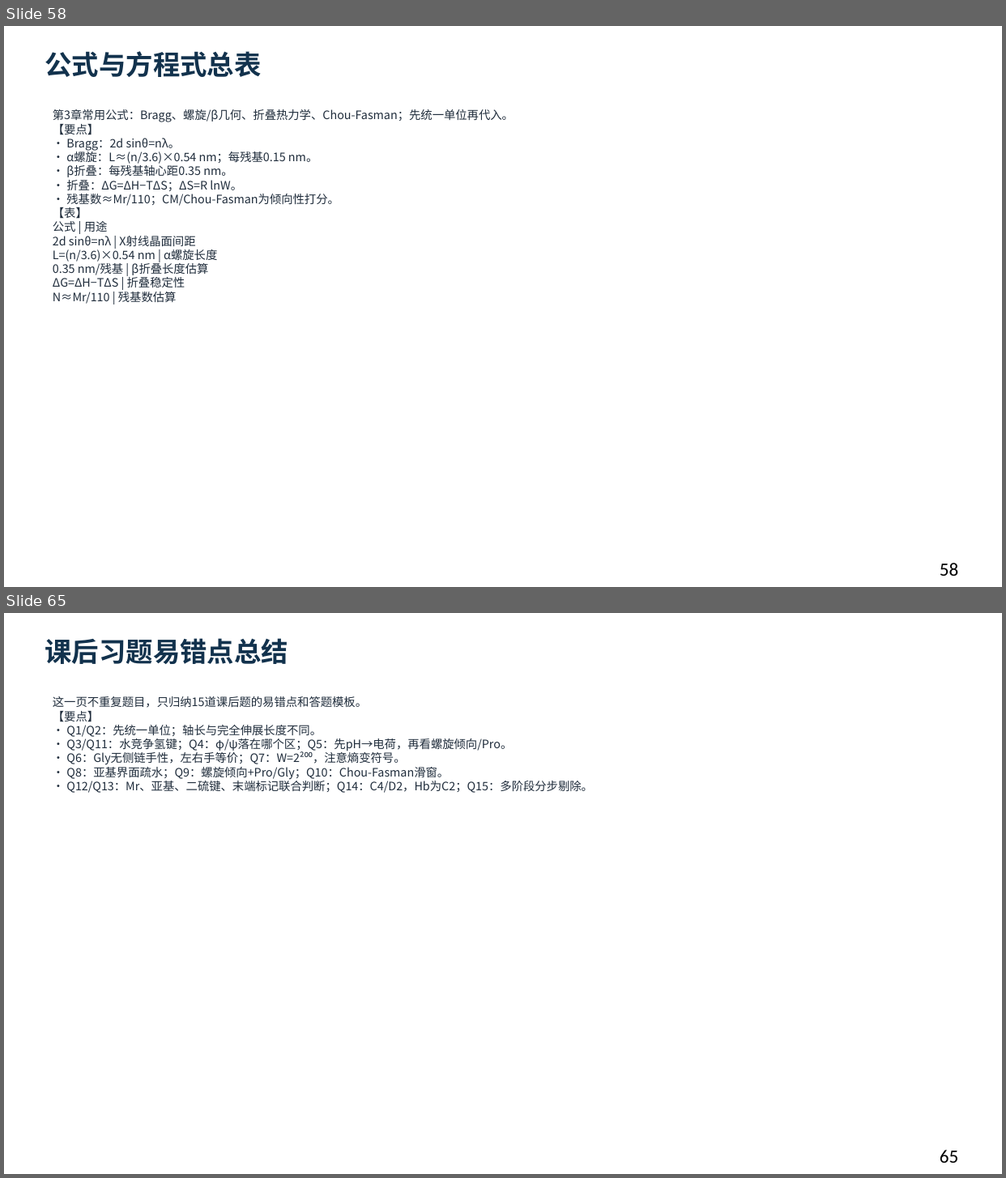
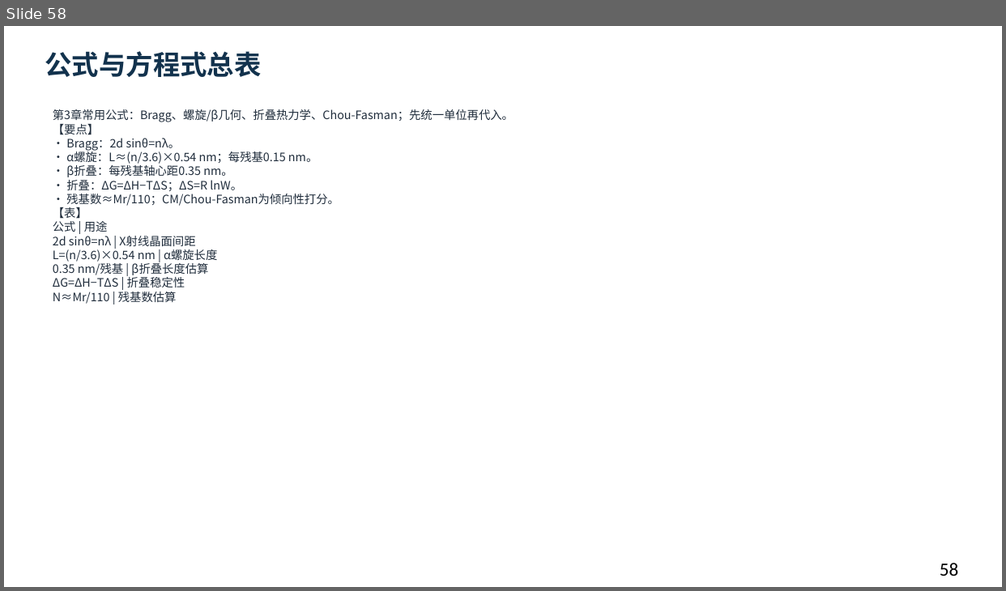
Before and after one commit to newkan-li/Biochemistry, a slide deck: downloads/bc03-ai-style.pptx. Shown one above the other, each under a label of ours: slides 58 and 65 before the commit, slide 58 after it; the slides between them are not shown. The pictures are 1006x1178 and 1006x591 pixels, drawn with LibreOffice and Linux fonts; fonts in the diff are those of the drawing. Boxes give left, top, right and bottom in pixels: in the first picture for what was removed or moved away, otherwise in the second. Text is boxed around its words. In the diff, an @@ line names an element or a change of style, - is before the commit and + after.

```diff
--- a/downloads/bc03-ai-style.pptx
+++ b/downloads/bc03-ai-style.pptx
@@ slide 65 removed at [4,613,1002,1174], background #FFFFFF @@
@@ text removed at [45,638,288,664] @@
-课后习题易错点总结
@@ text removed at [53,696,593,793] @@
-这一页不重复题目，只归纳15道课后题的易错点和答题模板。
-【要点】
-• Q1/Q2：先统一单位；轴长与完全伸展长度不同。
-• Q3/Q11：水竞争氢键；Q4：φ/ψ落在哪个区；Q5：先pH→电荷，再看螺旋倾向/Pro。
-• Q6：Gly无侧链手性，左右手等价；Q7：W=2²⁰⁰，注意熵变符号。
-• Q8：亚基界面疏水；Q9：螺旋倾向+Pro/Gly；Q10：Chou-Fasman滑窗。
-• Q12/Q13：Mr、亚基、二硫键、末端标记联合判断；Q14：C4/D2，Hb为C2；Q15：多阶段分步剔除。
@@ text removed at [940,1150,958,1163] @@
-65
```
Also in this commit, not shown: 17 slides changed, 6 other slides removed, 6 other files.
